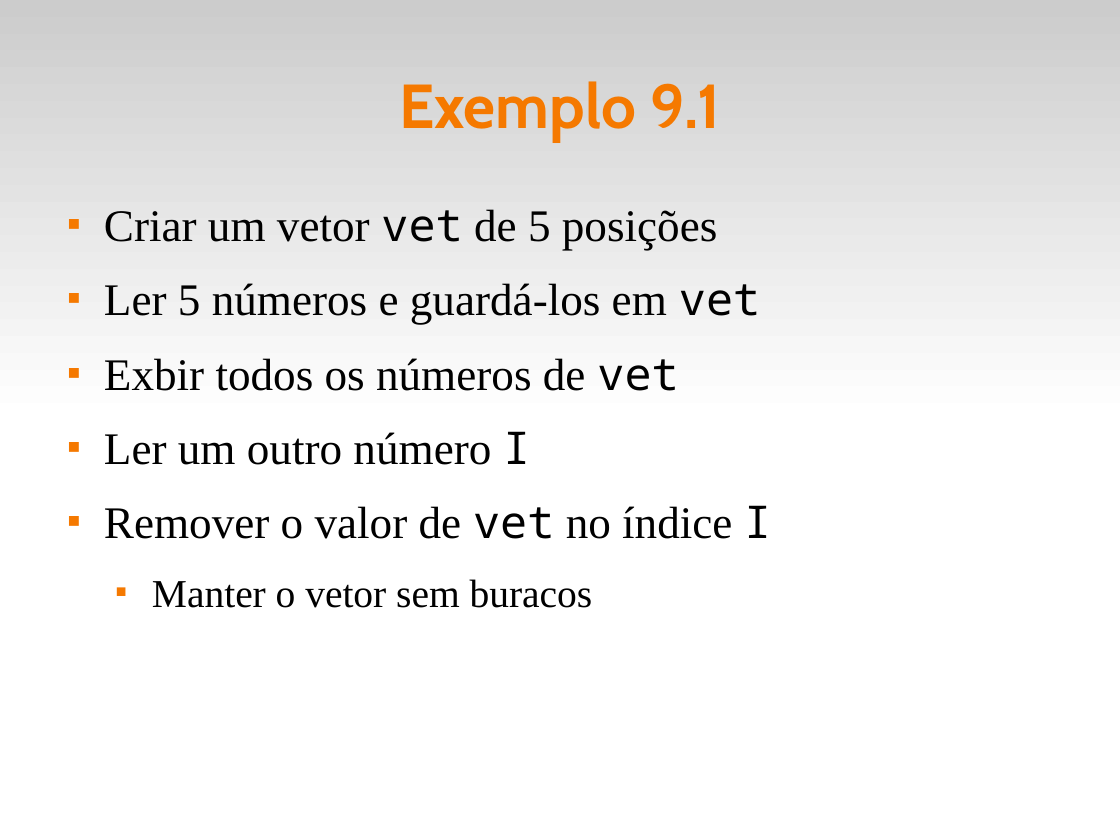
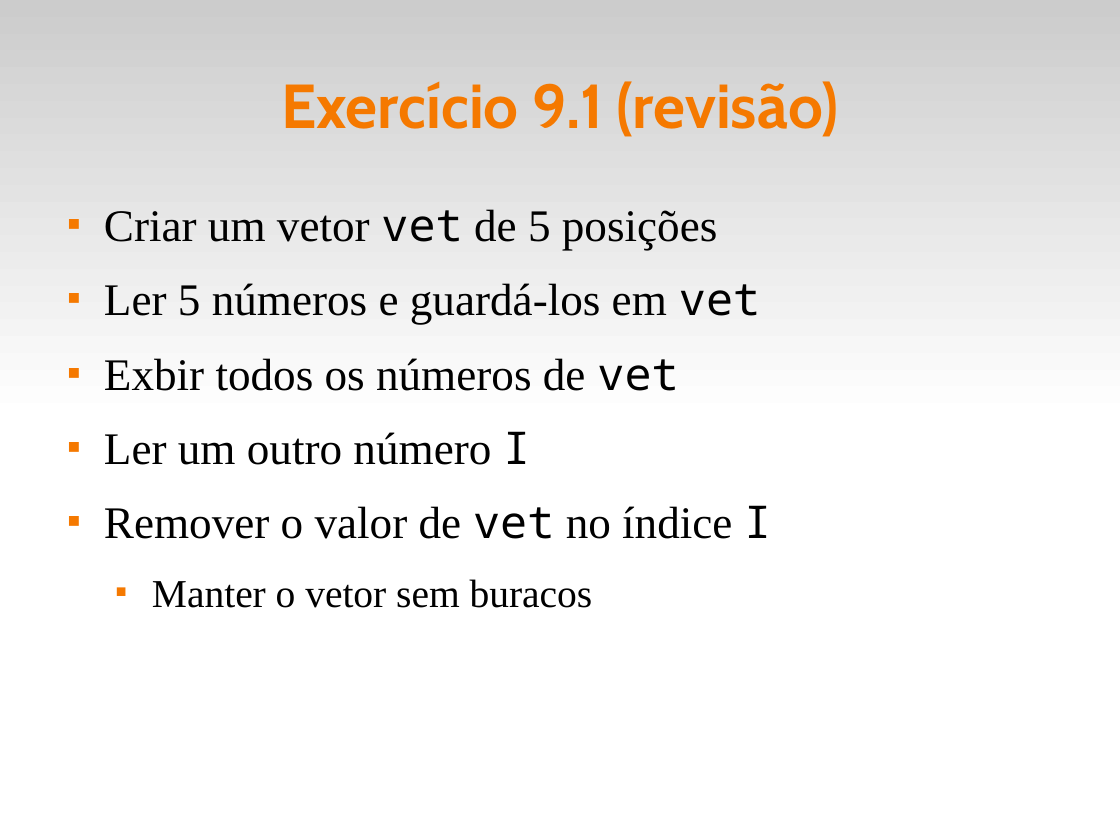
Before and after one commit to fsantanna-uerj/LP1, a slide deck: slide 11 of Slides/lp1-09-listas.odp. Drawn at 1120x840 pixels with LibreOffice and Linux fonts; fonts in the diff are those of the drawing. Boxes give left, top, right and bottom in pixels: in the first picture for what was removed or moved away, otherwise in the second. Text is boxed around its words. In the diff, an @@ line names an element or a change of style, - is before the commit and + after.

```diff
--- a/Slides/lp1-09-listas.odp
+++ b/Slides/lp1-09-listas.odp
@@ title at [281,81,838,137]: text changed @@
-Exemplo 9.1
+Exercício 9.1 (revisão)
```
Also in this commit, not shown: 8 other slides changed, 2 other files.
